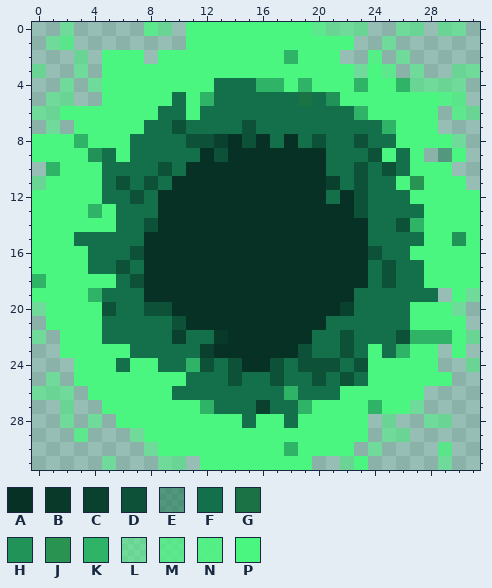
A pixel-art sprite gets an edit: Sblorb/sblorb1.png. This is how it looked before the edit.
The file is 32x32 pixels. Colours within 5 levels of each other are drawn and written as one.
Palette (. is transparent): A #063124  B #083929  C #0a412e  D #0d5138  E #13704b80  F #13704b  G #1b7245  H #219258  J #299452  K #2fb366  L #4bf68080  M #4bf680c0  N #4bf680e0  P #4bf680
Pixels before, first column x 0:
 0 ..L.....ML.PPPPPPPPPMLLL..LL.LL.
 1 .LM........PPPPPPPPPPPP..L......
 2 ...L.PPP.PPPPPPPPPKPPP..N.L.....
 3 L..L.PPPPPPPPPPPPPPPPPPLPM.L..LL
 4 ..L.LPPPPPPPPFFFKKPKPPPKPPKLLLL.
 5 .LL..PPPPPFPKFFFFFFGFHPPPPPPPNM.
 6 LLPPPPPPPFFPFFFFFFFFFFFKPPPPP.ML
 7 .L.PPPPPFFDFFFFDFFFFFFFFFKPPP...
 8 PPPKPPPFFFFDDCADAFAFDFFDFFPPPPL.
 9 PPPPHFPFFFFFADAAAAAAAFFFDPFP.EP.
10 .KPPPFFFFDFAAAAAAAAAAFFDFDFPPP..
11 LPPPPFDFDFAAAAAAAAAAACFDFFPJPPP.
12 PPPPPFFDFAAAAAAAAAAAAFADFFFPPPPP
13 PPPPKPFFFAAAAAAAAAAAAAADFFFFPPPP
14 PPPPPPFFDAAAAAAAAAAAAAAAFFDKPPPP
15 PPPFFFFFAAAAAAAAAAAAAAAAFFFFPPHP
16 PPPPFFFDAAAAAAAAAAAAAAAADFFPPPPP
17 PPPPFFDFAAAAAAAAAAAAAAAAFDFFPPPP
18 KPPPPPFDAAAAAAAAAAAAAAAAFDFFPPPP
19 PPPPKFFFAAAAAAAAAAAAAAAFFFFFF.PL
20 LPPPPDFFDDAAAAAAAAAAAACFFFFPPPL.
21 .PPPPFFFFFDAAAAAAAAAAFFFFFFPPPP.
22 L.PPPFFFFFCFFBAAAAAAFFDFFFDKKKPL
23 ..PPPPPFFFFFCAAAAAADFFDFPFKPP.P.
24 ...PPPFPPFFKDFDAADFDDDFDPPPPP..L
25 .L.PPPPPPPPFFFDFFDFFDFDFPPPPPP..
26 LLL.PPPPPPFFFFFFFFKFFFPPPPPP....
27 ..L..PPPPPPPKFFFCFFKPPPPKPPL....
28 ..L.L.PPPPPPPPPFPPFPPPPP.L..LL..
29 ...M...LPPPPPPPPPPPPPPPP.LL.....
30 ........LPPPPPPPPPKPPPP.L....M..
31 .....L...LL.PPPPPPPP..LP.....L..
The result:
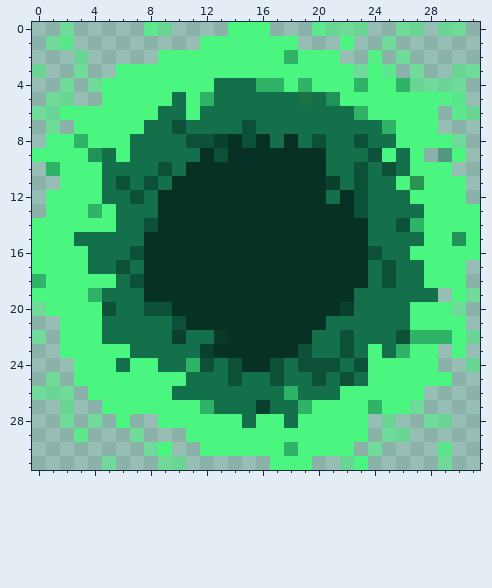
What changed:
{"y":0,"x":11,"old":"PPP","new":"..."}
{"y":0,"x":17,"old":"PPP","new":"..."}
{"y":1,"x":11,"old":"P","new":"."}
{"y":1,"x":19,"old":"PPP","new":"..."}
{"y":2,"x":5,"old":"PPP","new":"..."}
{"y":3,"x":5,"old":"P","new":"."}
{"y":8,"x":0,"old":"P","new":"."}
{"y":11,"x":0,"old":"LP","new":".."}
{"y":12,"x":0,"old":"P","new":"."}
{"y":12,"x":31,"old":"P","new":"."}
{"y":13,"x":0,"old":"P","new":"."}
{"y":17,"x":31,"old":"P","new":"."}
{"y":18,"x":31,"old":"P","new":"."}
{"y":21,"x":1,"old":"P","new":"."}
{"y":28,"x":7,"old":"PP","new":".."}
{"y":29,"x":8,"old":"PPP","new":"..."}
{"y":30,"x":10,"old":"PP","new":".."}
{"y":31,"x":12,"old":"PPPPP","new":"....."}
{"label":"erased","picture_box":[32,22,340,218]}
{"label":"erased","picture_box":[466,190,480,288]}
{"label":"erased","picture_box":[46,316,60,330]}
{"label":"erased","picture_box":[130,414,270,470]}
